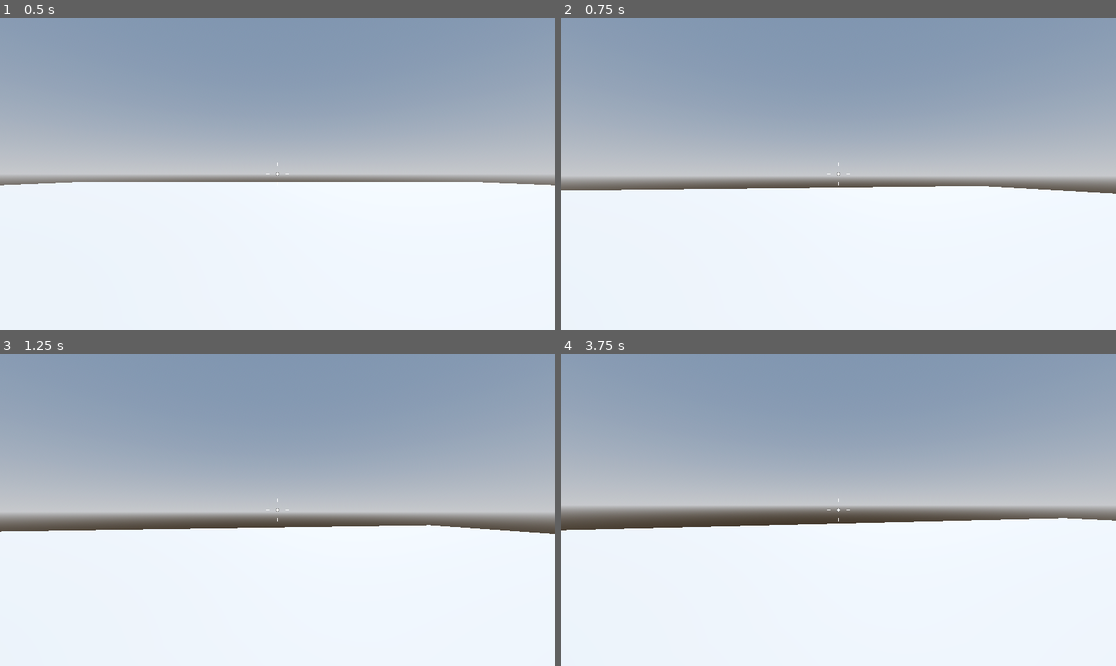
Above: before the commit, frames 1-4 (two rows, left to right).
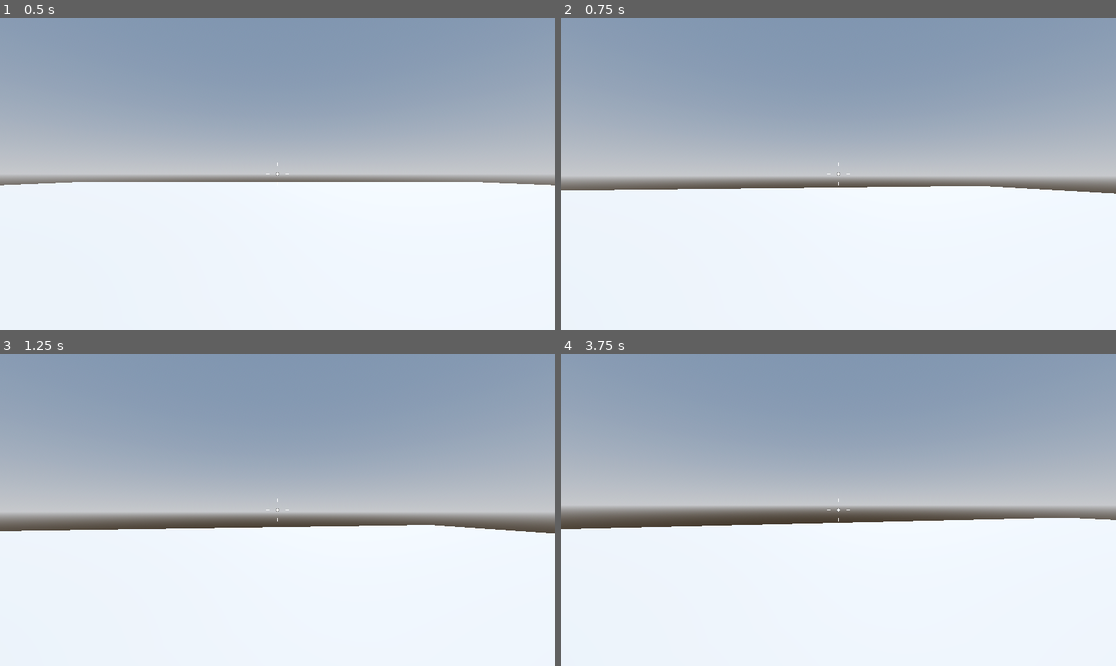
Above: after the commit, the same moments.

Repository: SugarF0x/robage-3d
Game: Godot game, scene res://Levels/sandbox.tscn
Same seed, same stepped clock (60 frames per second), same inputs: the game is played once before the commit and once after it.
Inputs (mouse positions are in pixels of both pictures, inside the frame that each line leads up to):
- Up to frame 1 (0.5 s): no input
- Up to frame 2 (0.75 s): tap Enter at 0.5 s; move the mouse to (866, 174) at 0.52 s; hold W (move_forward) from 0.53 s (still down); tap Space (jump) at 0.6 s
- Up to frame 3 (1.25 s): keep holding W (move_forward); tap Space (jump) at 0.77, 1.07 s
- Up to frame 4 (3.75 s): keep holding W (move_forward); move the mouse to (810, 510) at 1.27 s; tap Space (jump) at 1.35, 1.52, 1.82, 2.1, 2.85, 3.02, 3.32, 3.5, 3.6 s; move the mouse to (849, 503) at 2.02 s; move the mouse to (832, 516) at 2.77 s; move the mouse to (877, 513) at 3.52 s

Frame 1 is identical in both runs. In frame 2, less than 0.1% of the frame differs, in the area x 9-100%, y 53-57%; in frame 3, 0.1%; in frame 4, 0.3%, in the area x 0-100%, y 52-57%.

Commit message:
add player jump height handler

Diff:
--- a/Player/player.gd
+++ b/Player/player.gd
@@ -1,11 +1,13 @@
 extends CharacterBody3D
+
+
+@export var jump_height := 1.0
 
 
 @onready var camera_pivot: Node3D = %CameraPivot
 
 
 const SPEED := 5.0
-const JUMP_VELOCITY := 4.5
 const MOUSE_SENSITIVITY := .003
 
 # Get the gravity from the project settings to be synced with RigidBody nodes.
@@ -42,7 +44,7 @@
 	mouse_motion = Vector2.ZERO
 
 func handle_fall(delta: float) -> void: if not is_on_floor(): velocity.y -= gravity * delta
-func handle_jump() -> void: if Input.is_action_just_pressed("jump") and is_on_floor(): velocity.y = JUMP_VELOCITY
+func handle_jump() -> void: if Input.is_action_just_pressed("jump") and is_on_floor(): velocity.y = sqrt(jump_height * 2.0 * gravity)
 
 func handle_movement() -> void:
 	var input_dir := Input.get_vector("move_left", "move_right", "move_forward", "move_backward")
